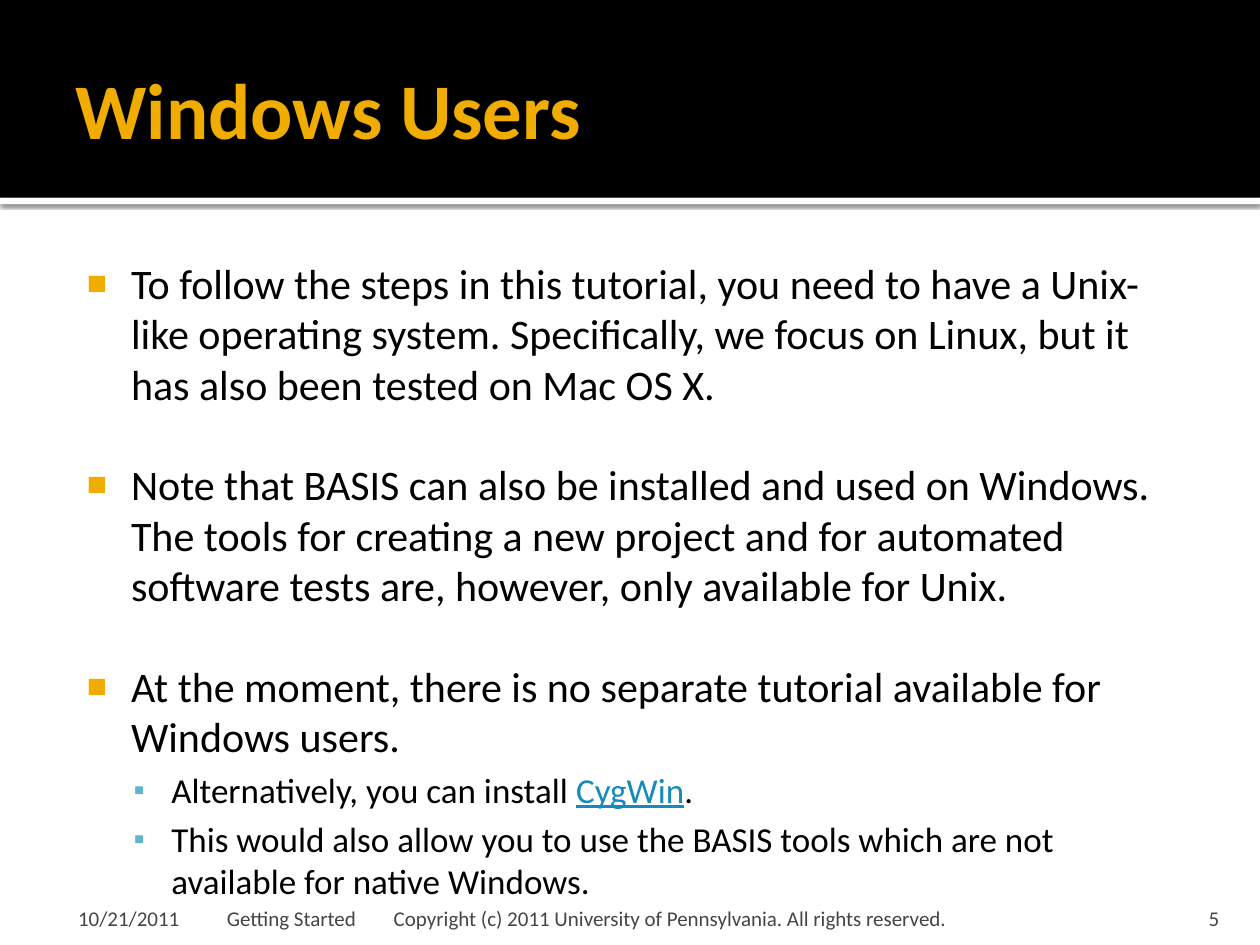
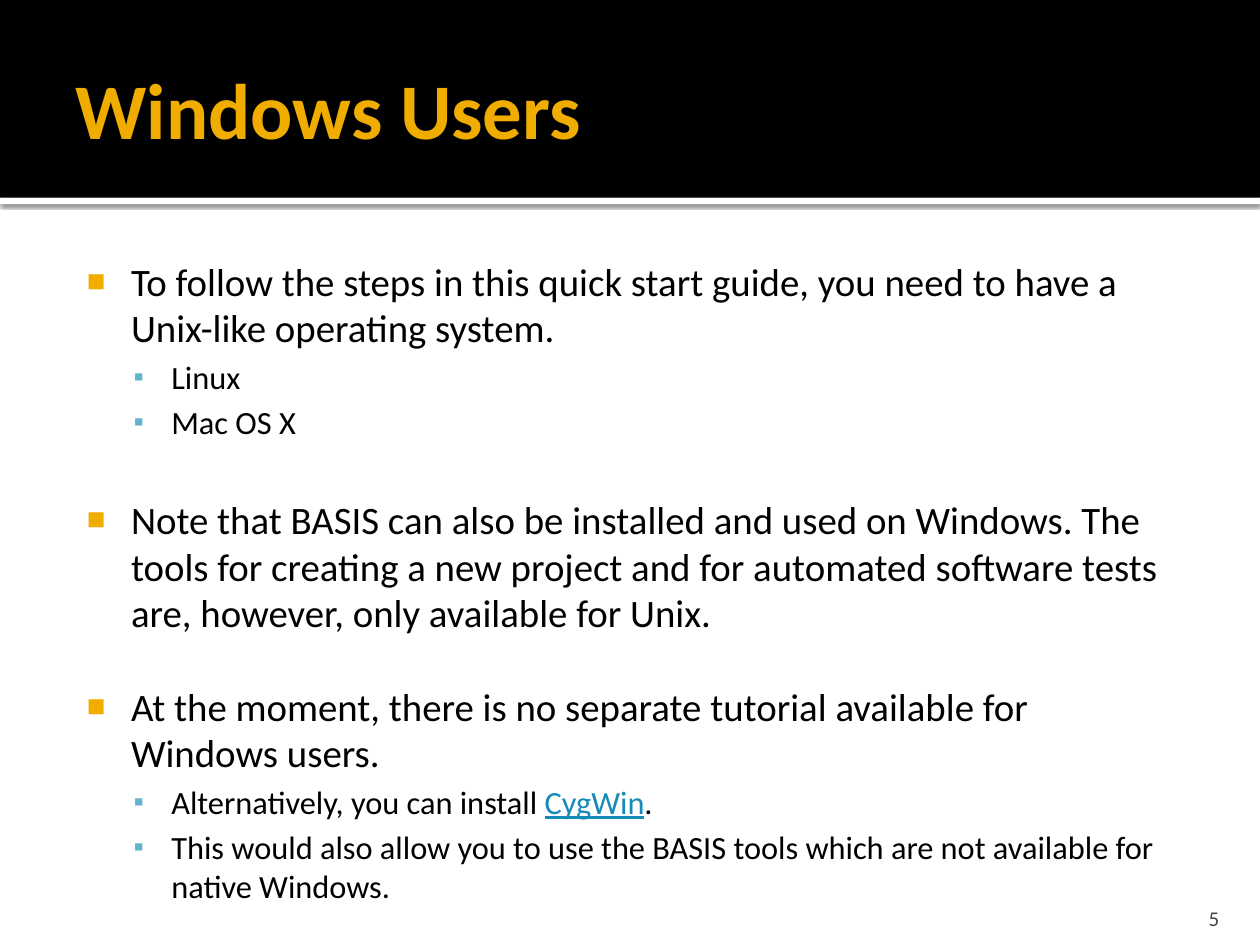
Before and after one commit to cmake-basis/legacy, a slide deck: slide 5 of doc/tutorials/BASIS Tutorial - 01 Getting Started.pptx. Drawn at 1260x945 pixels with LibreOffice and Linux fonts; fonts in the diff are those of the drawing; background and template pictures are left out. Boxes give left, top, right and bottom in pixels: in the first picture for what was removed or moved away, otherwise in the second. Text is boxed around its words. In the diff, an @@ line names an element or a change of style, - is before the commit and + after.

Commit message:
Issue #237 Updated Getting Started Tutorial and Quick Start Guide to be more current and reference the git repository rather than the older SVN repository.

```diff
--- a/doc/tutorials/BASIS Tutorial - 01 Getting Started.pptx
+++ b/doc/tutorials/BASIS Tutorial - 01 Getting Started.pptx
@@ text at bbox=[131, 269, 1117, 435]: text changed; size 24 to 22.2 pt @@
-■ To follow the steps in this tutorial, you need to have a Unix-like operating system. Specifically, we focus on Linux, but it has also been tested on Mac OS X.
+■ To follow the steps in this quick start guide, you need to have a Unix-like operating system.
+  ▪ Linux
+  ▪ Mac OS X
@@ text at bbox=[131, 507, 1157, 899]: size 24 to 22.2 pt in "Note that BASIS can also be installed ...", "At the moment, there is no separate ..."; size 20 to 18.5 pt in "Alternatively, you can install CygWin.", "This would also allow you to use ..." @@
@@ text removed at bbox=[78, 911, 179, 927] @@
-10/21/2011
@@ text removed at bbox=[227, 911, 946, 930] @@
-Getting Started Copyright (c) 2011 University of Pennsylvania. All rights reserved.
```
Also in this commit, not shown: 8 other slides changed, 1 slide removed, 1 other file.
